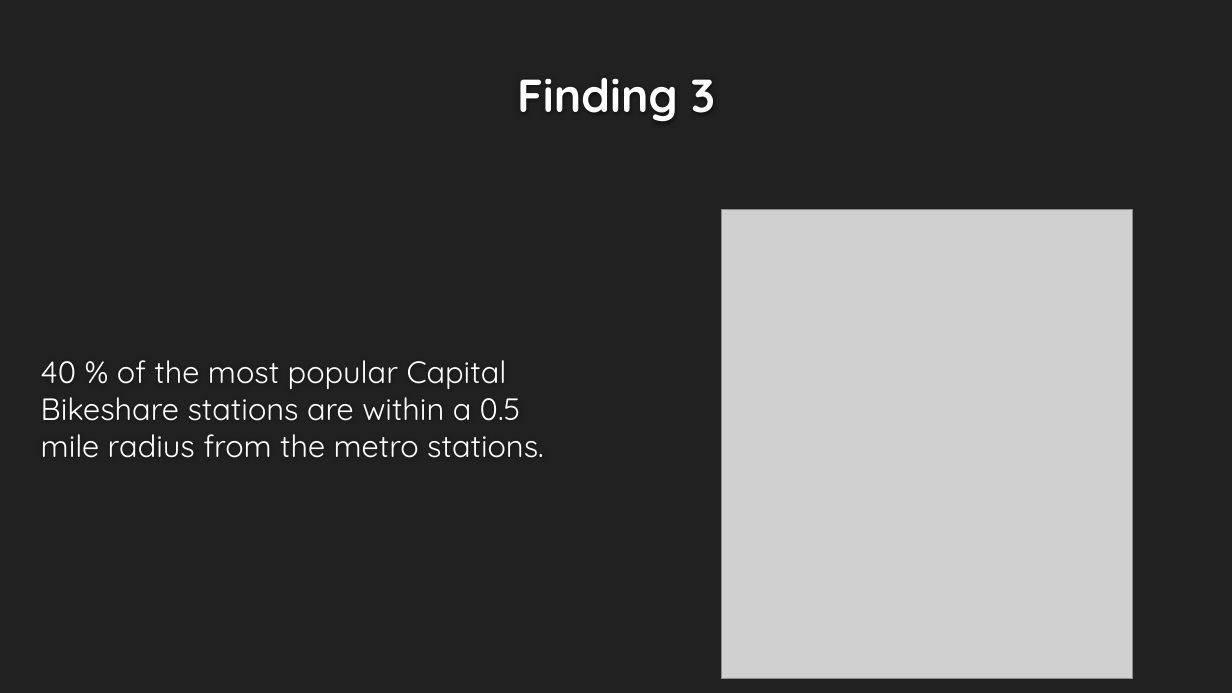
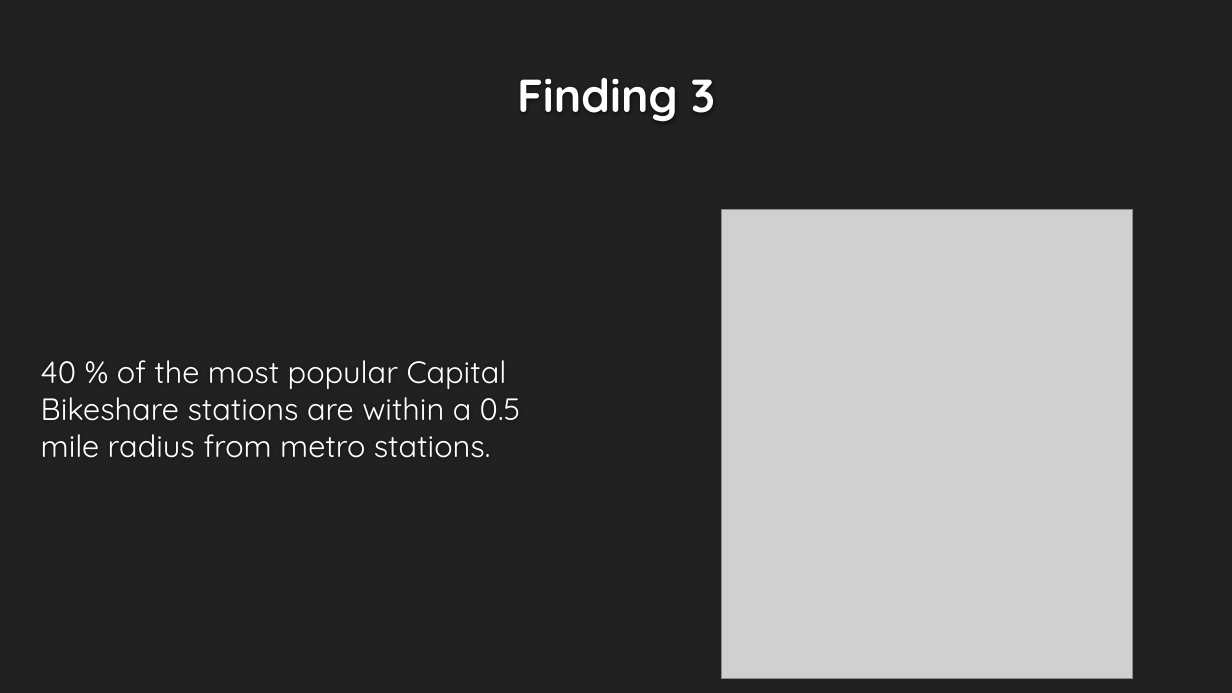
Before and after one commit to smussenden/bikeshare, a slide deck: slide 10 of deliverables/6-presentation.pptx. Drawn at 1232x693 pixels with LibreOffice and Linux fonts; fonts in the diff are those of the drawing; grey boxes stand for pictures; background and template pictures are left out. Boxes give left, top, right and bottom in pixels: in the first picture for what was removed or moved away, otherwise in the second. Text is boxed around its words. In the diff, an @@ line names an element or a change of style, - is before the commit and + after.

```diff
--- a/deliverables/6-presentation.pptx
+++ b/deliverables/6-presentation.pptx
@@ text at bbox=[41, 360, 521, 458]: text changed @@
-40 % of the most popular Capital Bikeshare stations are within a 0.5 mile radius from the metro stations.
+40 % of the most popular Capital Bikeshare stations are within a 0.5 mile radius from metro stations.
```
Also in this commit, not shown: 4 other slides changed, 2 other files.
